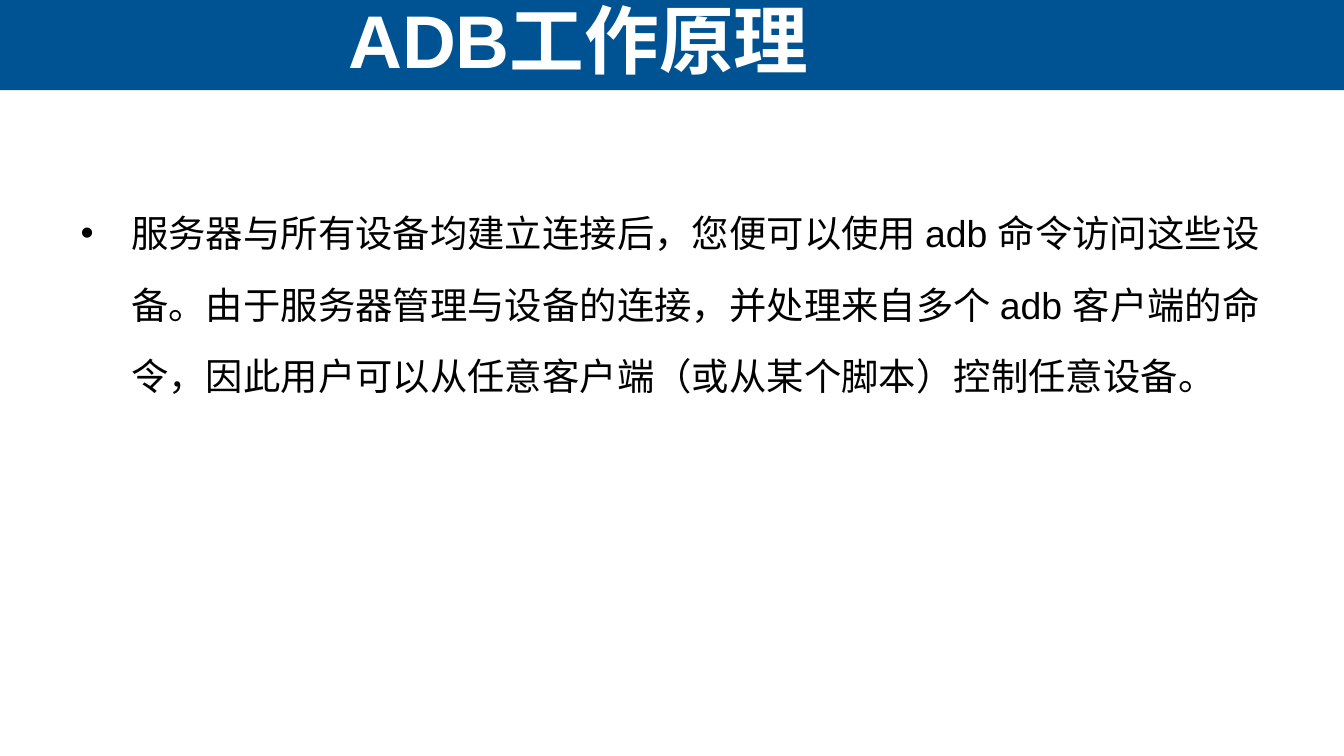
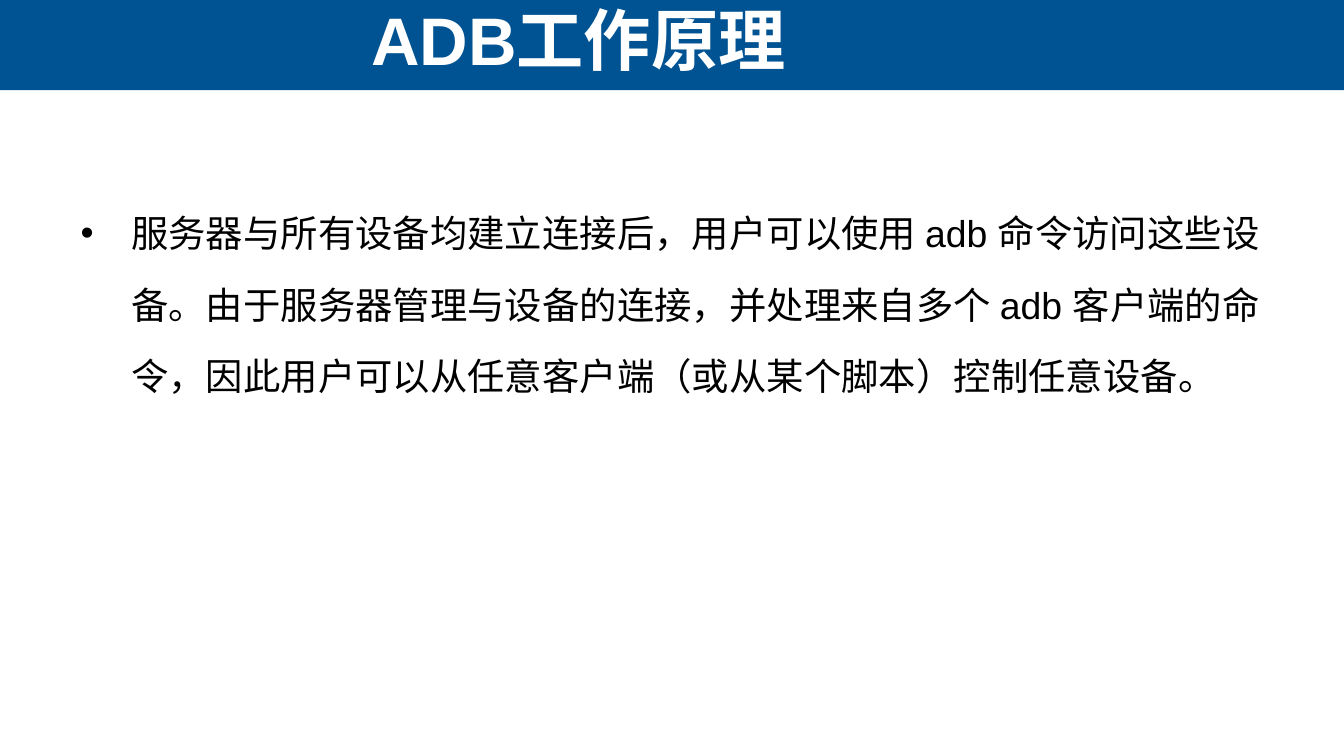
Before and after one commit to lihuanzhen2016/app-testing, a slide deck: slide 8 of PPT/03 ADB命令.pptx. Drawn at 1344x756 pixels with LibreOffice and Linux fonts; fonts in the diff are those of the drawing. Boxes give left, top, right and bottom in pixels: in the first picture for what was removed or moved away, otherwise in the second. Text is boxed around its words. In the diff, an @@ line names an element or a change of style, - is before the commit and + after.

```diff
--- a/PPT/03 ADB命令.pptx
+++ b/PPT/03 ADB命令.pptx
@@ title "ADB工作原理" at (371,12,785,71): size 40 to 36 pt @@
@@ text at (131,215,1260,394): text changed @@
-• 服务器与所有设备均建立连接后，您便可以使用 adb 命令访问这些设备。由于服务器管理与设备的连接，并处理来自多个 adb 客户端的命令，因此用户可以从任意客户端（或从某个脚本）控制任意设备。
+• 服务器与所有设备均建立连接后，用户可以使用 adb 命令访问这些设备。由于服务器管理与设备的连接，并处理来自多个 adb 客户端的命令，因此用户可以从任意客户端（或从某个脚本）控制任意设备。
```
Also in this commit, not shown: 13 other slides changed, 1 slide added, 1 slide removed, 1 other file.
